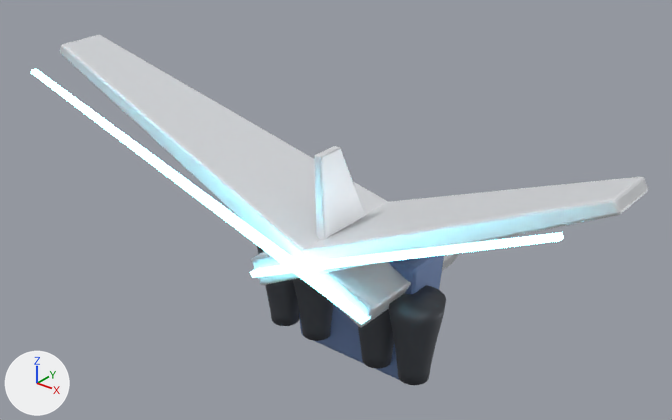
Renders of the glTF model game/assets/mech/back_fast.glb from each side of a commit.
Camera for both pictures: a 50 mm camera at (8.55, -11.83, 8.58) aimed at (-0.09, -1.03, 1.88). The axes (+X, +Y, +Z) are drawn at lower left. The lights are the same throughout. The first picture is the older version. Where no turn or scale is listed for an object, it has been applied to the vertices.

In view in the first picture: 'pack', 'tail_fin', 'thruster', 'thruster.001', 'thruster.002', 'thruster.003', 'wing', 'wing.001', 'wing_edge', 'wing_edge.001'.
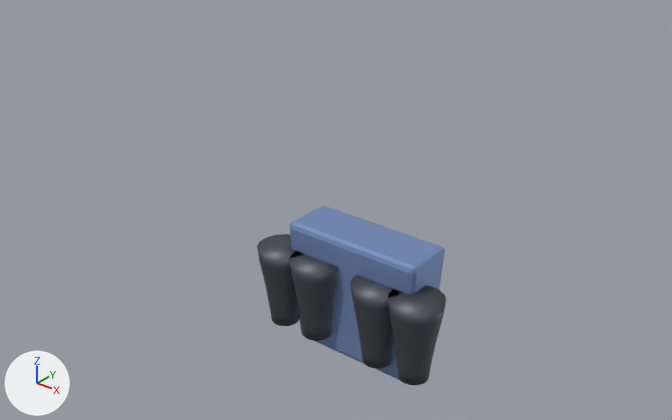
Edits to the scene script, one JSON object a line:
```json
{"op": "remove", "block": "ob_wing", "code": ["ob_wing = bpy.data.objects.new('wing', me_wing)", "ob_wing.location = (-1.19, -0.51, 0.68)"]}
{"op": "remove", "block": "ob_wing_edge", "code": ["ob_wing_edge = bpy.data.objects.new('wing_edge', me_wing_edge)", "ob_wing_edge.location = (-1.19, -1.87, 0.68)"]}
{"op": "remove", "block": "ob_wing_001", "code": ["ob_wing_001 = bpy.data.objects.new('wing.001', me_wing_001)", "ob_wing_001.location = (1.19, -0.51, 0.68)"]}
{"op": "remove", "block": "ob_wing_edge_001", "code": ["ob_wing_edge_001 = bpy.data.objects.new('wing_edge.001', me_wing_edge_001)", "ob_wing_edge_001.location = (1.19, -1.87, 0.68)"]}
{"op": "remove", "block": "ob_tail_fin", "code": ["ob_tail_fin = bpy.data.objects.new('tail_fin', me_tail_fin)", "ob_tail_fin.location = (0.0, -0.85, 1.02)"]}
```

What differs and where, as boxes (x1, y1, x2, y2) in the pictures (672 x 420 px):
```json
{"object": "wing.001", "change": "deleted", "before": [60, 35, 459, 327]}
{"object": "wing", "change": "deleted", "before": [251, 177, 648, 285]}
{"object": "wing_edge.001", "change": "deleted", "before": [31, 69, 369, 324]}
{"object": "tail_fin", "change": "deleted", "before": [315, 146, 366, 240]}
{"object": "wing_edge", "change": "deleted", "before": [250, 232, 564, 278]}
{"object": "pack", "change": "unchanged, uncovered by the edit", "before": [299, 255, 444, 380], "after": [289, 206, 445, 380]}
```
